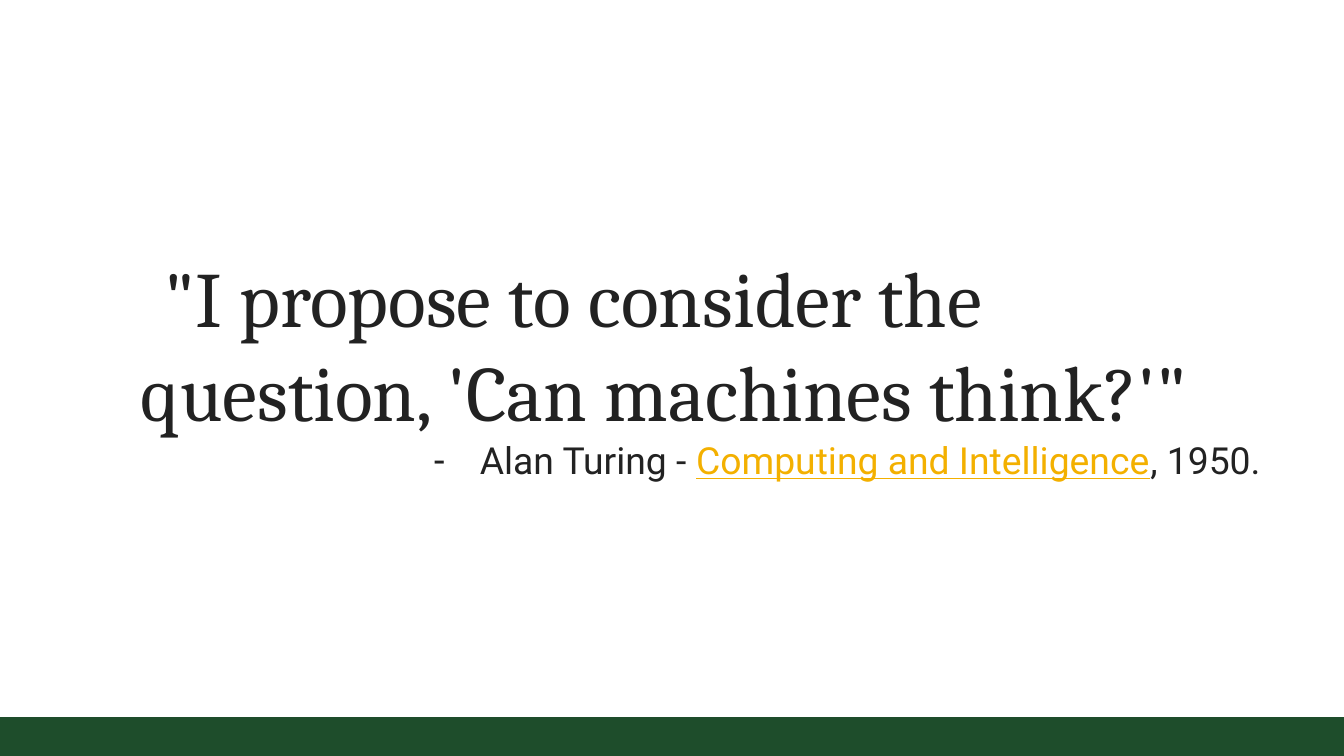
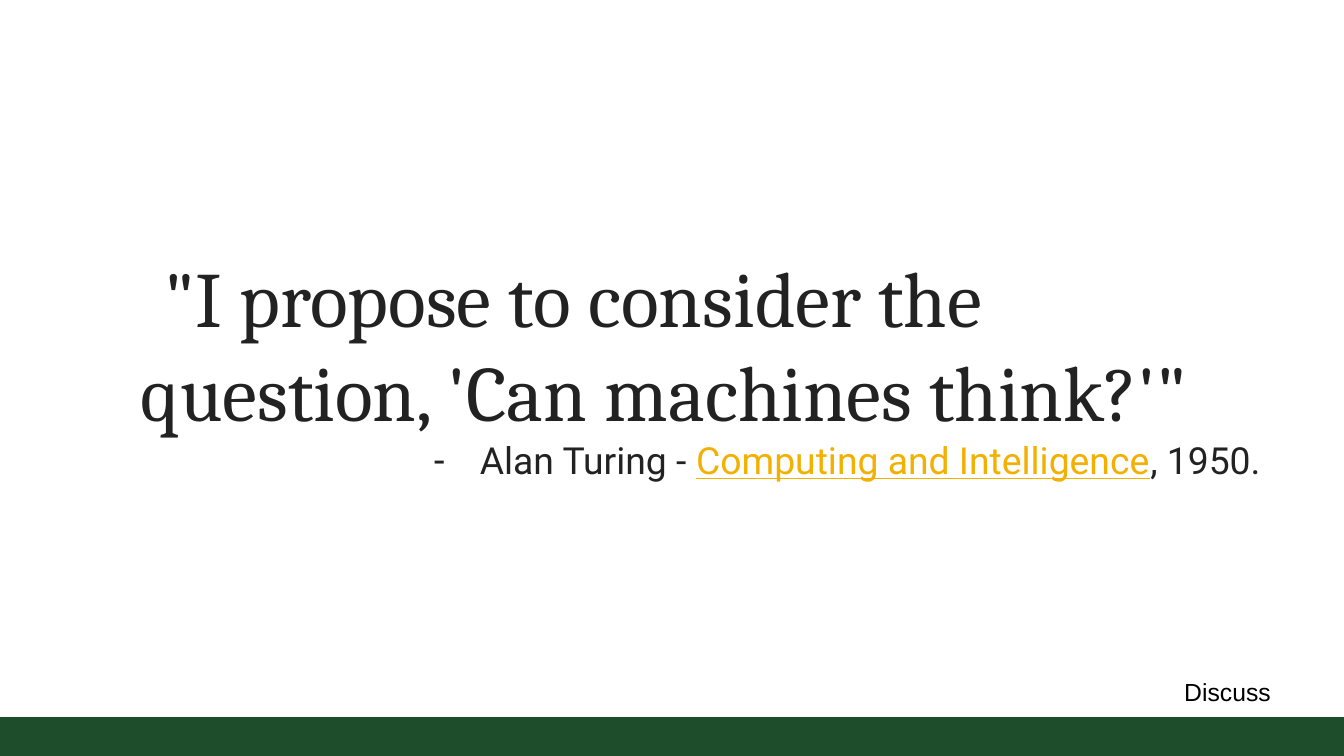
Before and after one commit to CSU-CS150B/handouts, a slide deck: slide 3 of Slides/On-Campus/02_01_turing_expressions_and_functions.pptx. Drawn at 1344x756 pixels with LibreOffice and Linux fonts; fonts in the diff are those of the drawing; background and template pictures are left out. Boxes give left, top, right and bottom in pixels: in the first picture for what was removed or moved away, otherwise in the second. Text is boxed around its words. In the diff, an @@ line names an element or a change of style, - is before the commit and + after.

```diff
--- a/Slides/On-Campus/02_01_turing_expressions_and_functions.pptx
+++ b/Slides/On-Campus/02_01_turing_expressions_and_functions.pptx
@@ text added at [1184, 683, 1271, 702], 20 pt, text #000000 @@
+Discuss
```
Also in this commit, not shown: 4 other slides changed, 2 slides added, 1 slide removed.
